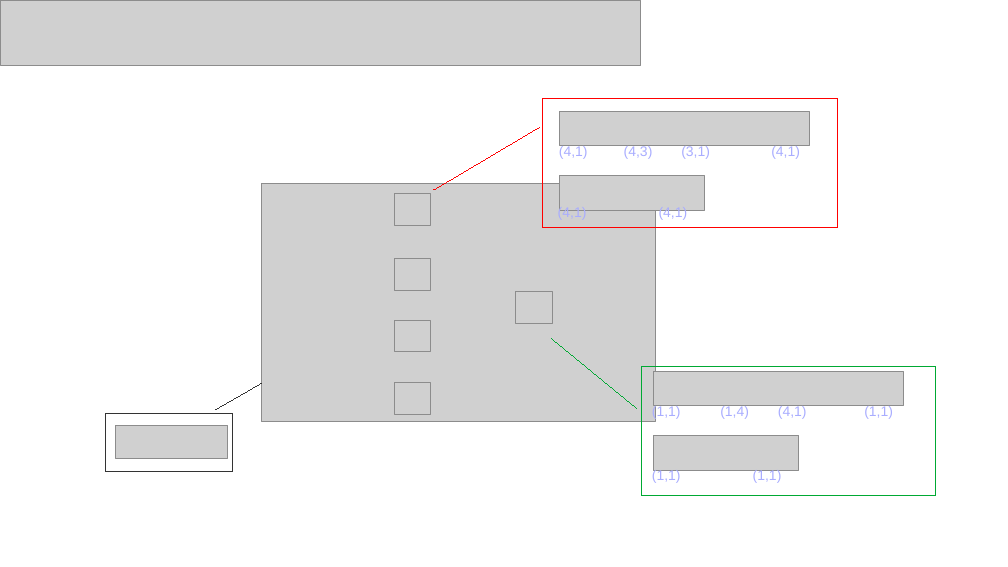
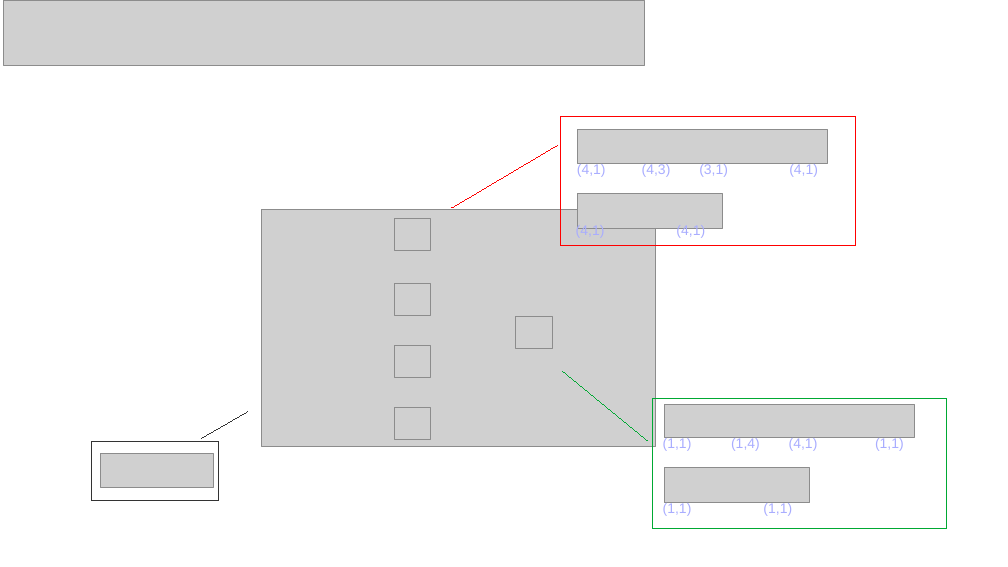
Before and after one commit to mauvaisetroupe/deep-learning-specialization-coursera, a slide deck: slide 3 of c1-neural-networks-and-deep-learning/week3/reorganized-demo.odp (slide 4 before the commit). Drawn at 1008x567 pixels with LibreOffice and Linux fonts; fonts in the diff are those of the drawing; grey boxes stand for pictures. Boxes give left, top, right and bottom in pixels: in the first picture for what was removed or moved away, otherwise in the second. Text is boxed around its words. In the diff, an @@ line names an element or a change of style, - is before the commit and + after.

```diff
--- a/c1-neural-networks-and-deep-learning/week3/reorganized-demo.odp
+++ b/c1-neural-networks-and-deep-learning/week3/reorganized-demo.odp
@@ picture: place and size @@
-picture at [0, 0, 641, 66]
+picture at [4, 0, 645, 66]
@@ 5 texts, 1 rectangle, 1 line: place and size @@
-5 texts, 1 rectangle, 1 line at [434, 98, 838, 228]
+5 texts, 1 rectangle, 1 line at [452, 116, 856, 246]
@@ picture: place and size @@
-picture at [560, 112, 810, 145]
+picture at [577, 130, 828, 163]
@@ text "(4,1)": place and size @@
-text "(4,1)" at [771, 145, 800, 159]
+text "(4,1)" at [789, 163, 818, 177]
@@ picture: place and size @@
-picture at [560, 176, 705, 211]
+picture at [577, 193, 723, 229]
@@ line moved from (552, 338) - (637, 408) to (563, 371) - (648, 441) @@
@@ 1 picture, 1 rectangle, 1 line: place and size @@
-1 picture, 1 rectangle, 1 line at [105, 383, 262, 472]
+1 picture, 1 rectangle, 1 line at [91, 412, 247, 500]
@@ 6 pictures: place and size @@
-6 pictures at [262, 184, 655, 422]
+6 pictures at [262, 209, 655, 447]
@@ rectangle: place and size @@
-rectangle at [642, 366, 937, 496]
+rectangle at [653, 399, 948, 529]
@@ 6 texts, 2 pictures: place and size @@
-6 texts, 2 pictures at [652, 372, 904, 483]
+6 texts, 2 pictures at [663, 404, 915, 516]
```
Also in this commit, not shown: 1 other slide changed, 4 slides added, 13 other files.
